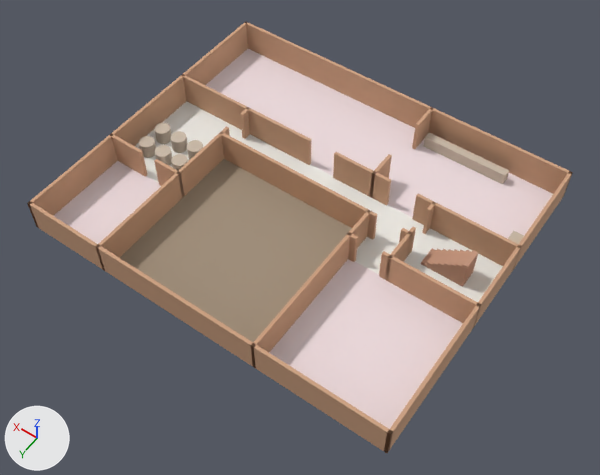
The glTF model modelos/casona/nm1.glb, before and after one commit.
Rendered twice from a camera (50 mm lens) standing at (-27.5, 37.1, 57.3) and looking at (-1.2, 0.3, -0.5). The axes (+X, +Y, +Z) are drawn at lower left. The lights are the same throughout. The first picture is the older version.
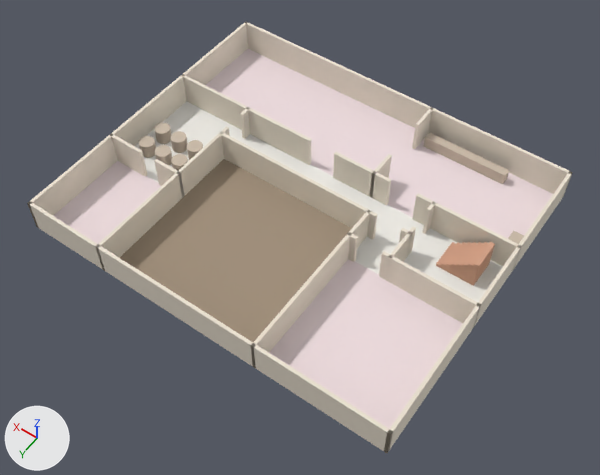
The change, as a list of edits to the scene's bpy script:
```text
Change mat_muro:
    mat_muro.base_color: (0.62, 0.36, 0.22) -> (0.86, 0.78, 0.66)  # brown #cea281 -> pale yellow #efe5d4
Change ob_nm1_escalon_s0:
    ob_nm1_escalon_s0.location: (-11.75, -3.9, 0.17) -> (-12.82, -5.0, 0.17)
Change ob_nm1_escalon_s1:
    ob_nm1_escalon_s1.location: (-12.25, -3.9, 0.35) -> (-13.28, -5.0, 0.35)
Change ob_nm1_escalon_s2:
    ob_nm1_escalon_s2.location: (-12.75, -3.9, 0.53) -> (-13.72, -5.0, 0.53)
Change ob_nm1_escalon_s3:
    ob_nm1_escalon_s3.location: (-13.25, -3.9, 0.7) -> (-14.18, -5.0, 0.7)
Change ob_nm1_escalon_s4:
    ob_nm1_escalon_s4.location: (-13.75, -3.9, 0.88) -> (-14.62, -5.0, 0.88)
Change ob_nm1_escalon_s5:
    ob_nm1_escalon_s5.location: (-14.25, -3.9, 1.05) -> (-15.07, -5.0, 1.05)
Change ob_nm1_escalon_s6:
    ob_nm1_escalon_s6.location: (-14.75, -3.9, 1.23) -> (-15.53, -5.0, 1.23)
Change ob_nm1_escalon_s7:
    ob_nm1_escalon_s7.location: (-15.25, -3.9, 1.4) -> (-15.97, -5.0, 1.4)
```

Location of each change, (x1, y1, x2, y2) in pixels of the pictures (600 x 475 px):
'nm1_muro_1', recoloured: (244, 22, 573, 196) in both
'nm1_muro_11', recoloured: (29, 202, 393, 452) in both
'nm1_muro_20', recoloured: (27, 22, 248, 227) in both
'nm1_muro_6', recoloured (lighter): (222, 133, 377, 240) in both
'nm1_muro_19', recoloured (lighter): (96, 126, 230, 271) in both
'nm1_muro_12', recoloured: (384, 171, 572, 453) in both
'nm1_muro_4', recoloured (brown to pale yellow): (183, 75, 311, 165) in both
'nm1_muro_15', recoloured: (251, 210, 371, 368) in both
'nm1_muro_2', recoloured (lighter): (412, 194, 522, 269) in both
'nm1_muro_7', recoloured (brown to pale yellow): (379, 251, 481, 328) in both
'nm1_muro_3', recoloured (brown to pale yellow): (333, 152, 391, 206) in both
'nm1_escalon_s7', moved: before (457, 250, 478, 287); after (469, 241, 495, 286)
'nm1_muro_10', recoloured (brown to pale yellow): (110, 133, 147, 177) in both
'nm1_muro_14', recoloured (brown to pale yellow): (385, 227, 416, 281) in both
'nm1_escalon_s6', moved: before (452, 250, 471, 284); after (464, 242, 489, 283)
'nm1_muro_16', recoloured (brown to pale yellow): (412, 107, 433, 149) in both
'nm1_escalon_s5', moved: before (447, 250, 465, 281); after (459, 242, 483, 281)
'nm1_muro_9', recoloured (brown to pale yellow): (154, 159, 184, 198) in both
'nm1_escalon_s4', moved: before (442, 249, 459, 278); after (455, 242, 477, 278)
'nm1_escalon_s3', moved: before (436, 249, 453, 275); after (450, 242, 472, 276)
'nm1_muro_17', recoloured (brown to pale yellow): (370, 154, 392, 197) in both
'nm1_escalon_s2', moved: before (431, 249, 447, 272); after (445, 242, 466, 273)
'nm1_escalon_s1', moved: before (426, 249, 442, 269); after (441, 242, 461, 270)
'nm1_escalon_s0', moved: before (421, 248, 436, 267); after (436, 242, 456, 268)
'nm1_muro_18', recoloured (brown to pale yellow): (241, 107, 250, 139) in both
'nm1_muro_8', recoloured (lighter): (347, 232, 358, 262) in both
'nm1_muro_13', recoloured (brown to pale yellow): (422, 203, 436, 234) in both
'nm1_muro_5', recoloured: (399, 228, 412, 257) in both
